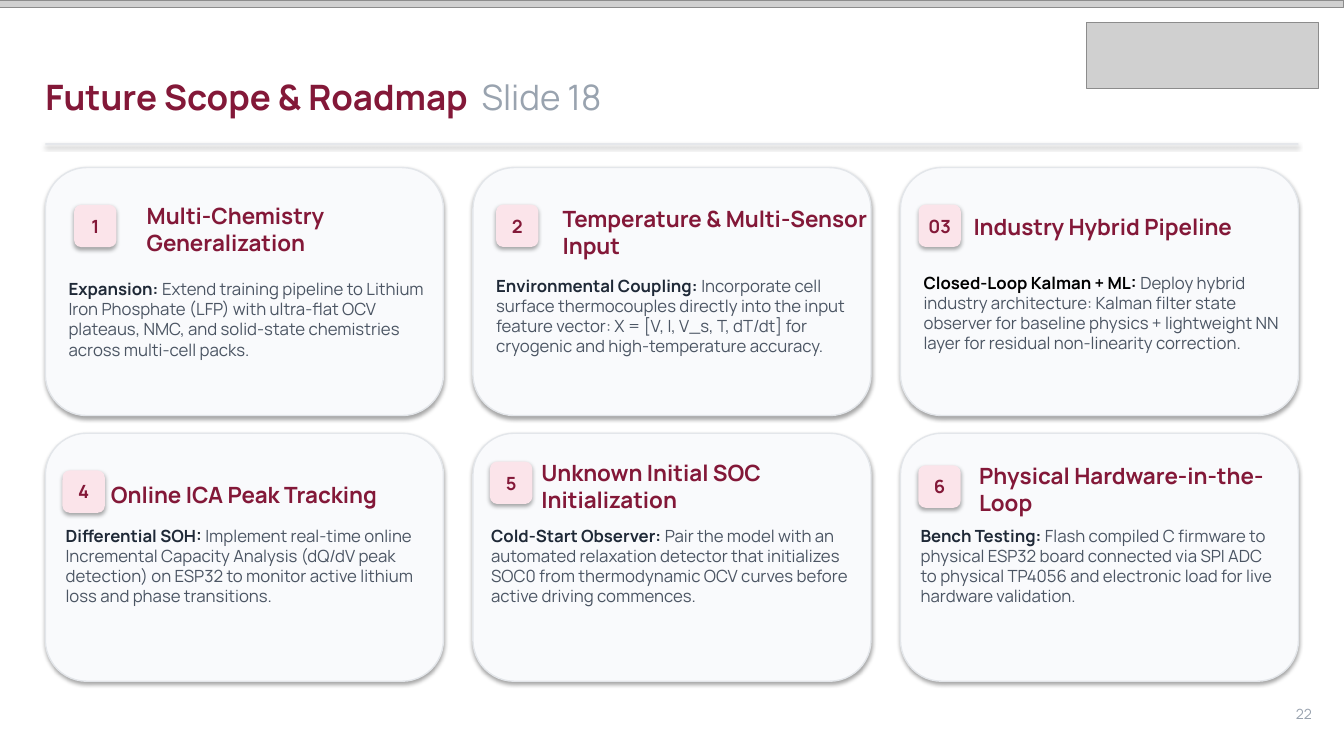
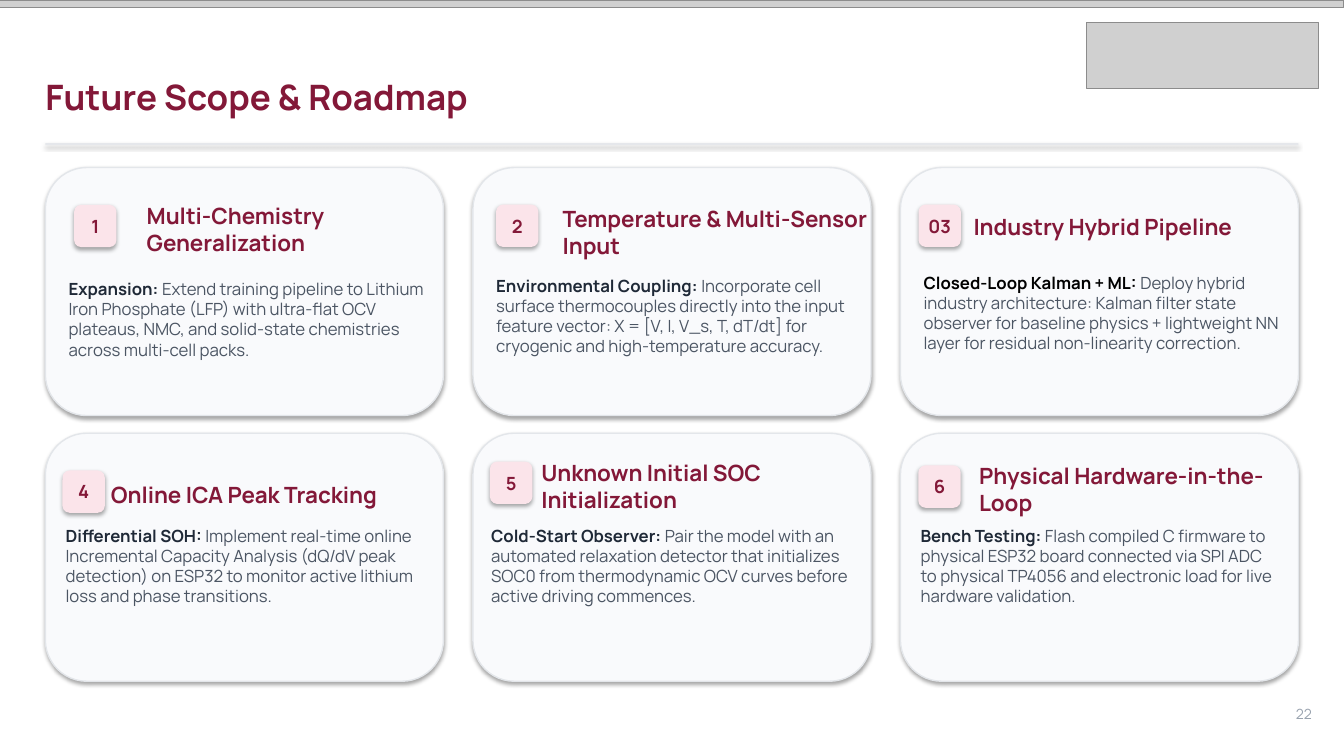
Before and after one commit to Imagiyy/Digital-Twin--ML-Based-Battery-SOC-Estimation, a slide deck: slide 21 of Amrita_SOC_Digital_Twin_Presentation_Final.pptx. Drawn at 1344x756 pixels with LibreOffice and Linux fonts; fonts in the diff are those of the drawing; grey boxes stand for pictures. Boxes give left, top, right and bottom in pixels: in the first picture for what was removed or moved away, otherwise in the second. Text is boxed around its words. In the diff, an @@ line names an element or a change of style, - is before the commit and + after.

```diff
--- a/Amrita_SOC_Digital_Twin_Presentation_Final.pptx
+++ b/Amrita_SOC_Digital_Twin_Presentation_Final.pptx
@@ text at [45,84,468,119]: text changed @@
-Future Scope & Roadmap Slide 18
+Future Scope & Roadmap
```
Also in this commit, not shown: 19 other slides changed, 3 other files.
